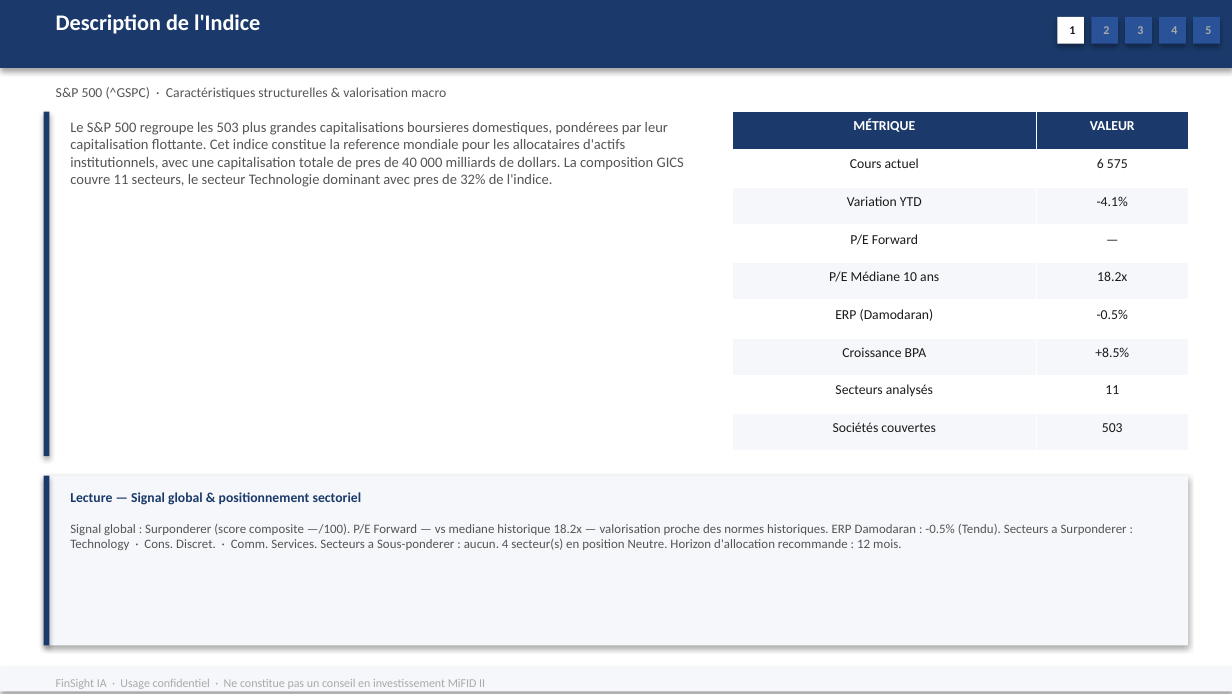
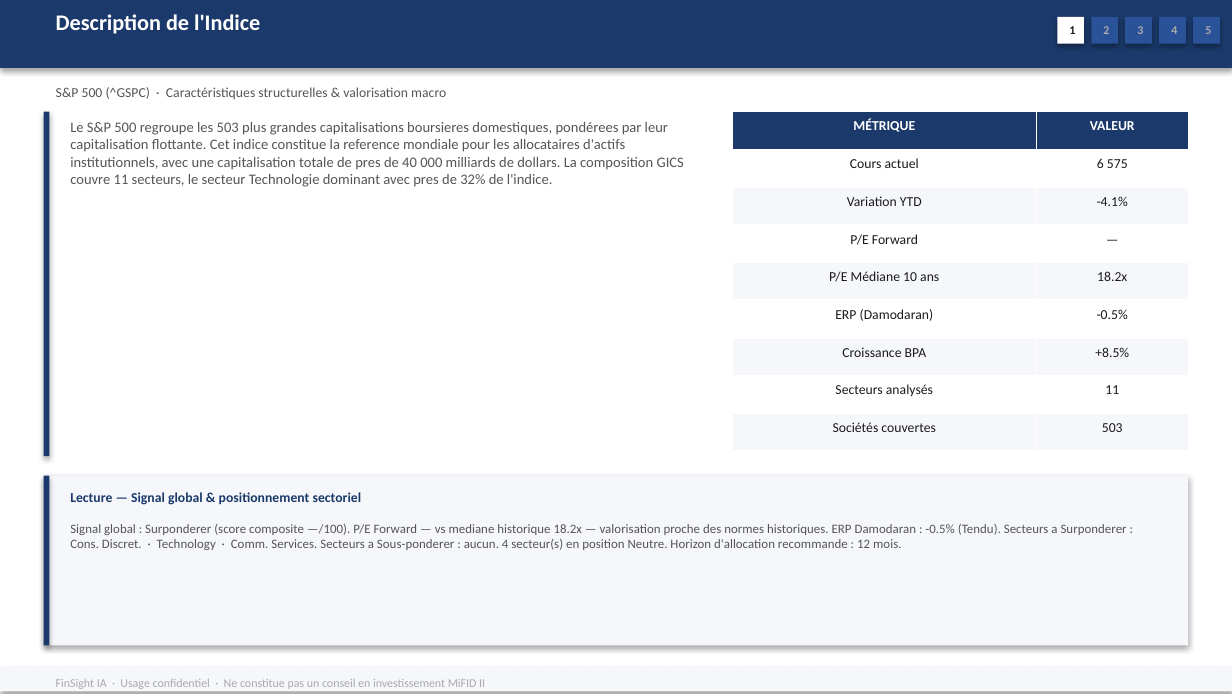
Before and after one commit to baptistejeh07-art/finsight-ia, a slide deck: slide 5 of preview/indice_SP_500/indice_SP_500.pptx. Drawn at 1232x694 pixels with LibreOffice and Linux fonts; fonts in the diff are those of the drawing. Boxes give left, top, right and bottom in pixels: in the first picture for what was removed or moved away, otherwise in the second. Text is boxed around its words. In the diff, an @@ line names an element or a change of style, - is before the commit and + after.

```diff
--- a/preview/indice_SP_500/indice_SP_500.pptx
+++ b/preview/indice_SP_500/indice_SP_500.pptx
@@ text at (x1=70, y1=524, x2=1127, y2=550): text changed @@
-Signal global : Surponderer (score composite —/100). P/E Forward — vs mediane historique 18.2x — valorisation proche des normes historiques. ERP Damodaran : -0.5% (Tendu). Secteurs a Surponderer : Technology · Cons. Discret. · Comm. Services. Secteurs a Sous-ponderer : aucun. 4 secteur(s) en position Neutre. Horizon d'allocation recommande : 12 mois.
+Signal global : Surponderer (score composite —/100). P/E Forward — vs mediane historique 18.2x — valorisation proche des normes historiques. ERP Damodaran : -0.5% (Tendu). Secteurs a Surponderer : Cons. Discret. · Technology · Comm. Services. Secteurs a Sous-ponderer : aucun. 4 secteur(s) en position Neutre. Horizon d'allocation recommande : 12 mois.
```
Also in this commit, not shown: 1 other slide changed, 1 other file.
